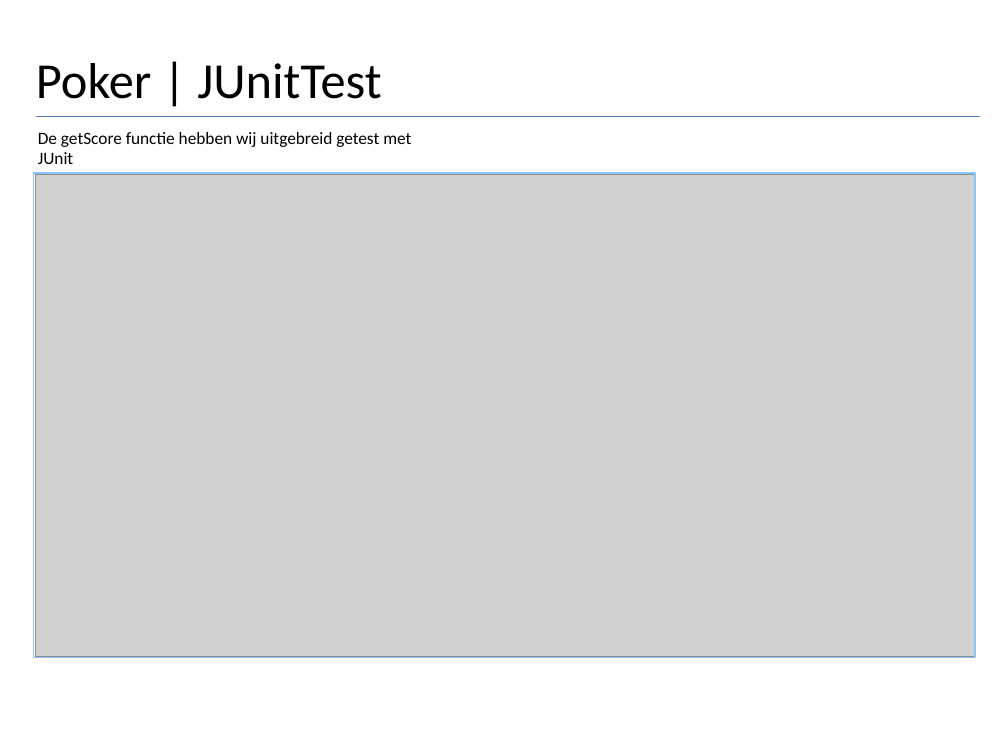
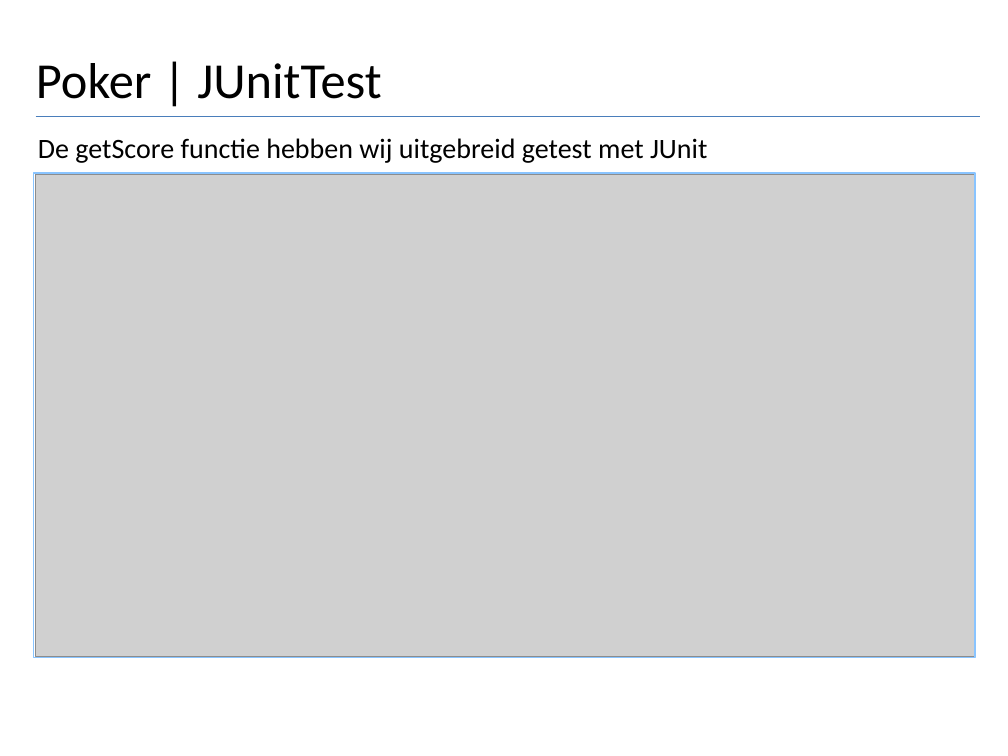
Before and after one commit to AlicedeVries/case, a slide deck: slide 9 of Case presentatie~4.pptx (slide 8 before the commit). Drawn at 1008x756 pixels with LibreOffice and Linux fonts; fonts in the diff are those of the drawing; grey boxes stand for pictures. Boxes give left, top, right and bottom in pixels: in the first picture for what was removed or moved away, otherwise in the second. Text is boxed around its words. In the diff, an @@ line names an element or a change of style, - is before the commit and + after.

```diff
--- a/Case presentatie~4.pptx
+++ b/Case presentatie~4.pptx
@@ text "De getScore functie hebben wij ..." at [38,138,707,163]: size 12.4 to 20 pt @@
```
Also in this commit, not shown: 6 other slides changed, 1 slide added, 2 other files.
